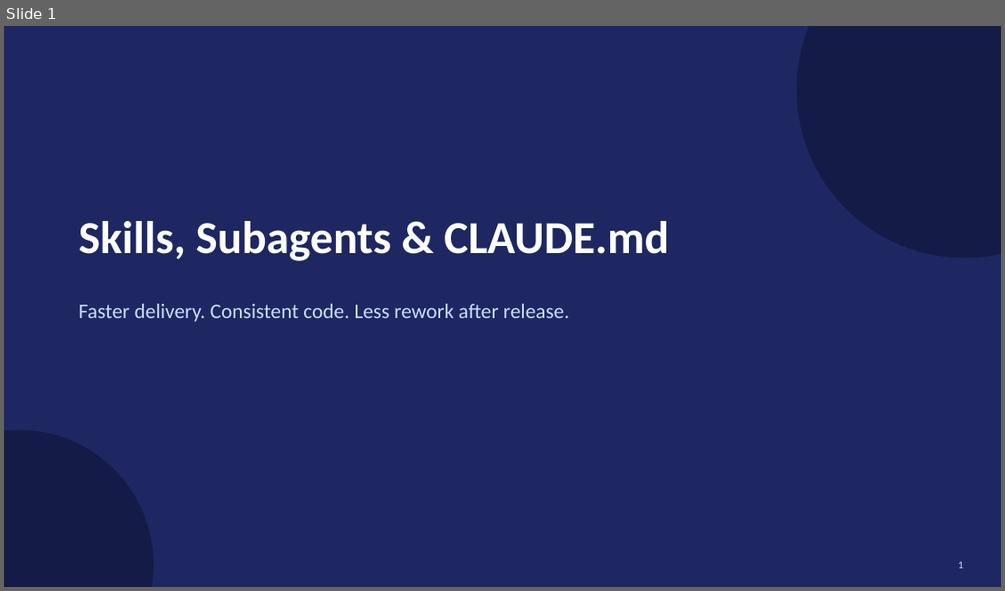
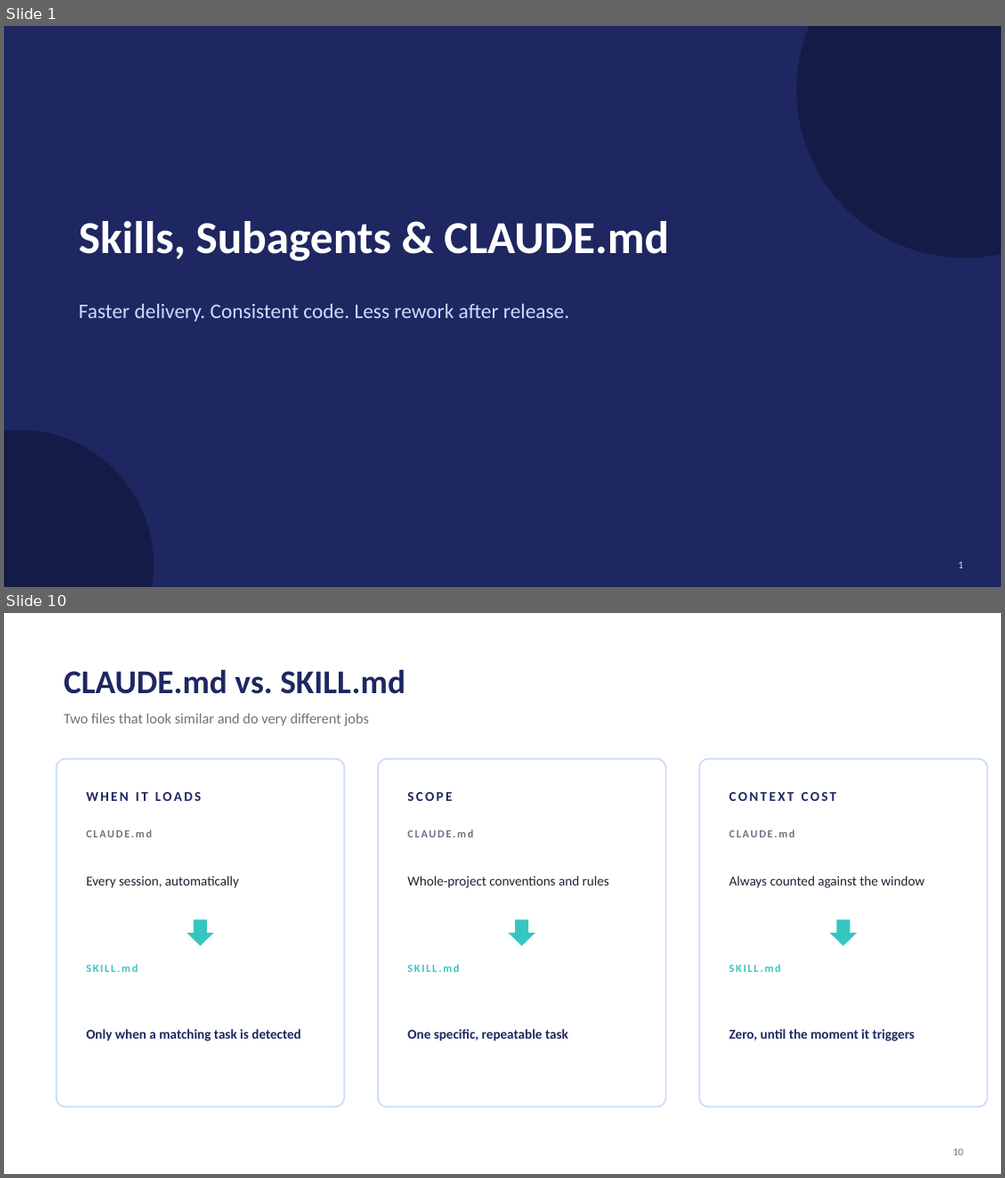
Before and after one commit to RedefineVishw/Demo-Project, a slide deck: ship-ticket-demo.pptx. Shown one above the other, each under a label of ours: slide 1 before the commit, slides 1 and 10 after it; the slides between them are not shown. The pictures are 1005x591 and 1005x1178 pixels, drawn with LibreOffice and Linux fonts; fonts in the diff are those of the drawing. Boxes give left, top, right and bottom in pixels: in the first picture for what was removed or moved away, otherwise in the second. Text is boxed around its words. In the diff, an @@ line names an element or a change of style, - is before the commit and + after.

```diff
--- a/ship-ticket-demo.pptx
+++ b/ship-ticket-demo.pptx
@@ slide 10 added at (4,613,1001,1174), background #FFFFFF @@
@@ text added at (64,669,405,694), 32 pt, text #1E2761, bold @@
+CLAUDE.md vs. SKILL.md
@@ text added at (64,713,368,726), 14 pt, text #6B7280 @@
+Two files that look similar and do very different jobs
@@ rounded rectangle added at (57,759,344,1107), fill #FFFFFF, outline #CADCFC 1.5 pt @@
@@ rounded rectangle added at (378,759,666,1107), fill #FFFFFF, outline #CADCFC 1.5 pt @@
@@ rounded rectangle added at (699,759,987,1107), fill #FFFFFF, outline #CADCFC 1.5 pt @@
@@ text added at (86,792,201,801), 13 pt, text #1E2761, bold @@
+WHEN IT LOADS
@@ text added at (407,792,452,801), 13 pt, text #1E2761, bold @@
+SCOPE
@@ text added at (729,792,837,801), 13 pt, text #1E2761, bold @@
+CONTEXT COST
@@ text added at (86,829,152,837), 10.5 pt, text #6B7280, bold @@
+CLAUDE.md
@@ text added at (407,829,473,837), 10.5 pt, text #6B7280, bold @@
+CLAUDE.md
@@ text added at (729,829,795,837), 10.5 pt, text #6B7280, bold @@
+CLAUDE.md
@@ text added at (86,876,239,888), 13 pt, text #1E2331 @@
+Every session, automatically
@@ text added at (407,876,609,888), 13 pt, text #1E2331 @@
+Whole-project conventions and rules
@@ text added at (729,876,924,888), 13 pt, text #1E2331 @@
+Always counted against the window
@@ down arrow added at (186,919,213,946), fill #35C6C1 @@
@@ down arrow added at (509,919,535,946), fill #35C6C1 @@
@@ down arrow added at (830,919,857,946), fill #35C6C1 @@
@@ text added at (86,964,138,972), 10.5 pt, text #35C6C1, bold @@
+SKILL.md
@@ text added at (407,964,459,972), 10.5 pt, text #35C6C1, bold @@
+SKILL.md
@@ text added at (729,964,781,972), 10.5 pt, text #35C6C1, bold @@
+SKILL.md
@@ text added at (86,1029,300,1041), 13 pt, text #1E2761, bold @@
+Only when a matching task is detected
@@ text added at (407,1029,568,1041), 13 pt, text #1E2761, bold @@
+One specific, repeatable task
@@ text added at (729,1029,914,1041), 13 pt, text #1E2761, bold @@
+Zero, until the moment it triggers
@@ text added at (953,1148,963,1155), 10 pt, text #6B7280 @@
+10
```
Also in this commit, not shown: 15 slides changed, 4 other slides added, 2 slides removed, 5 other files.
